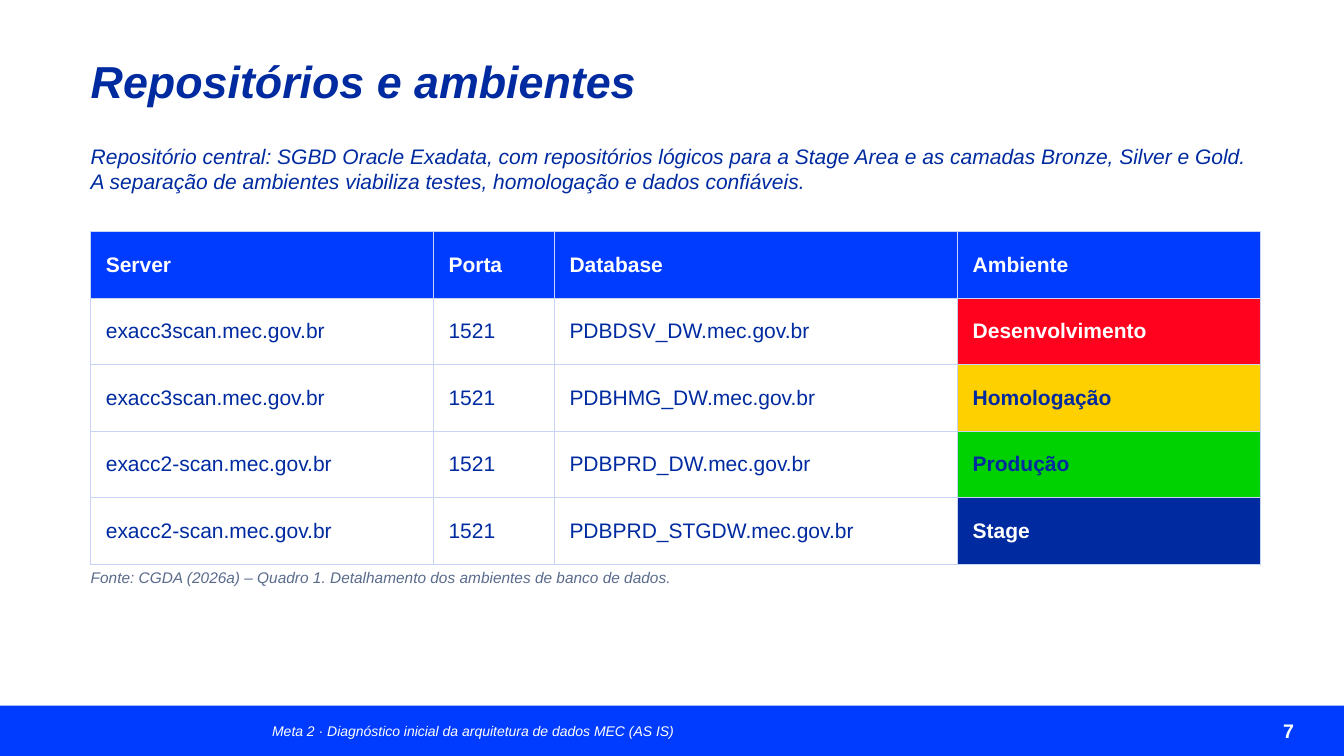
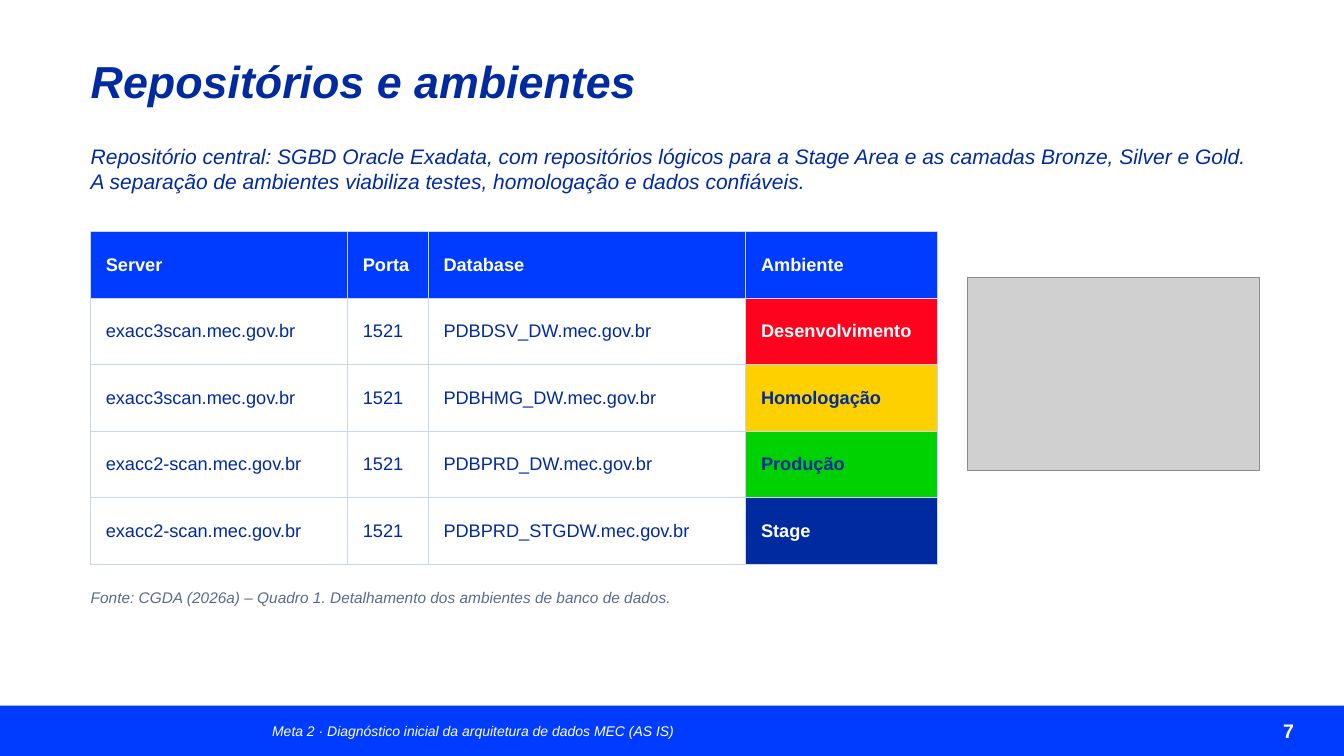
Before and after one commit to leomeurer/teste, a slide deck: slide 7 of Diagnostico_Arquitetura_Dados_MEC_AS_IS.pptx. Drawn at 1344x756 pixels with LibreOffice and Linux fonts; fonts in the diff are those of the drawing; grey boxes stand for pictures; background and template pictures are left out. Boxes give left, top, right and bottom in pixels: in the first picture for what was removed or moved away, otherwise in the second. Text is boxed around its words. In the diff, an @@ line names an element or a change of style, - is before the commit and + after.

```diff
--- a/Diagnostico_Arquitetura_Dados_MEC_AS_IS.pptx
+++ b/Diagnostico_Arquitetura_Dados_MEC_AS_IS.pptx
@@ table at (x1=91, y1=232, x2=938, y2=545) @@
@@ size 15 to 13 pt @@
@@ table resized from (x1=91, y1=232, x2=1260, y2=546) to (x1=91, y1=232, x2=938, y2=545) @@
@@ picture added at (x1=968, y1=277, x2=1260, y2=471) @@
@@ text "Fonte: CGDA (2026a) – Quadro ..." moved from (x1=91, y1=572, x2=670, y2=586) to (x1=91, y1=592, x2=670, y2=606) @@
```
Also in this commit, not shown: 4 other slides changed.
